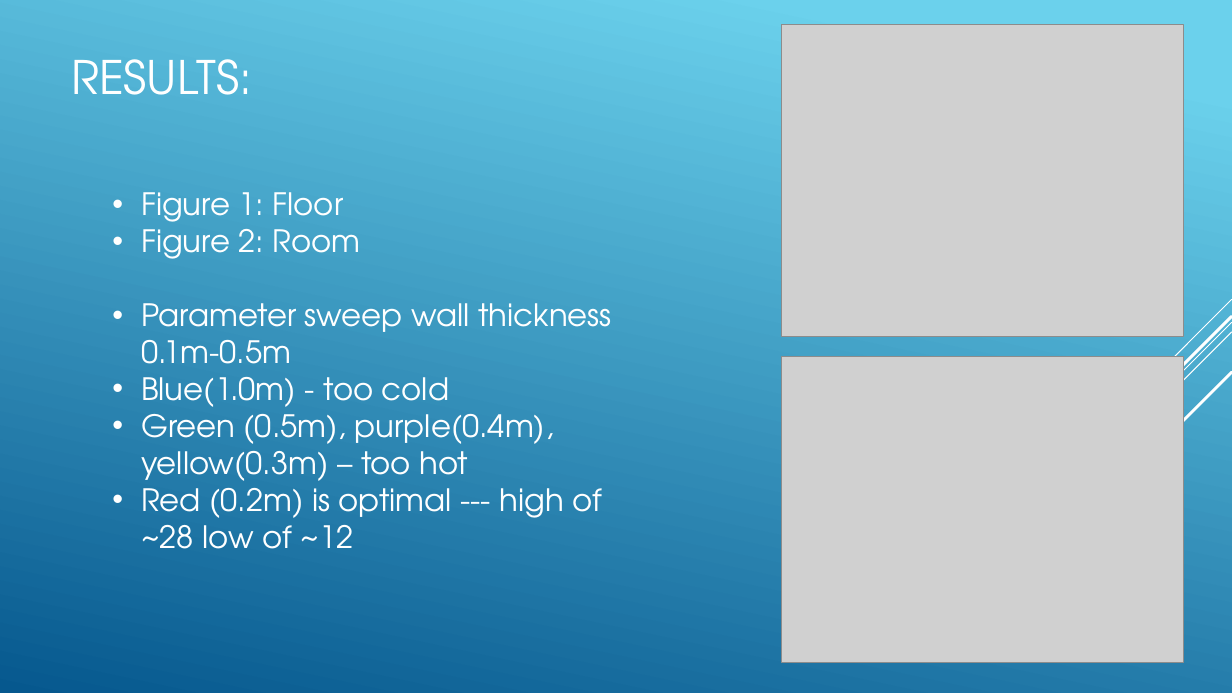
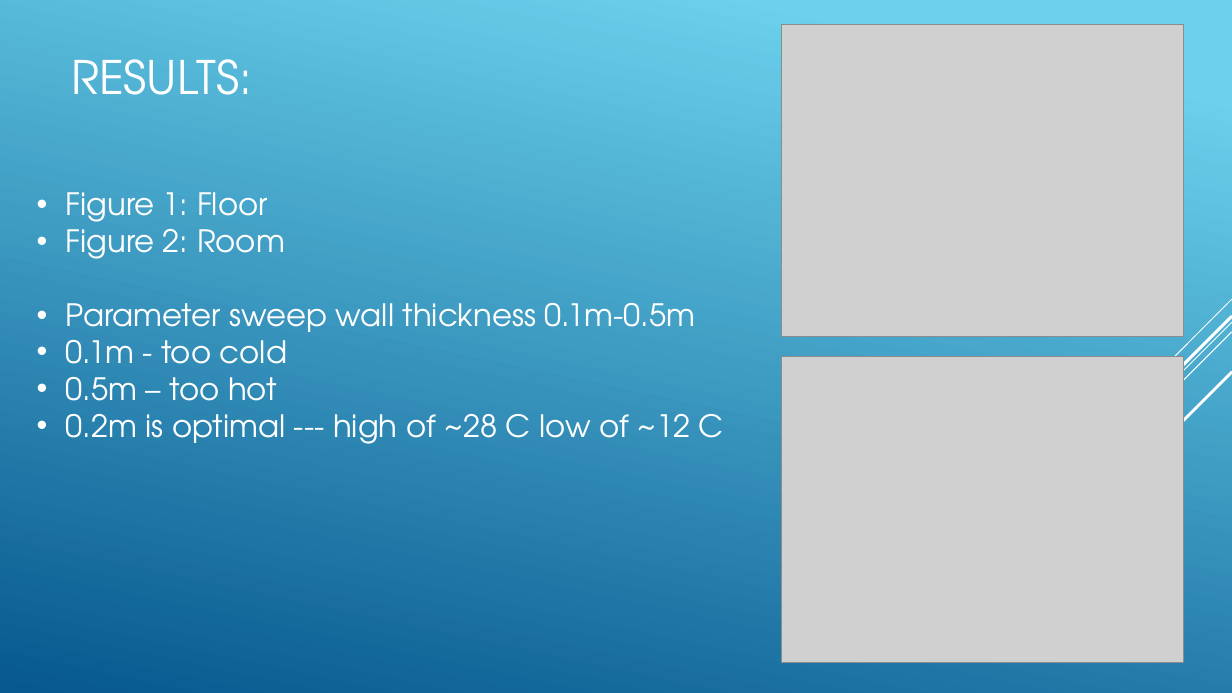
Before and after one commit to drewnotdrew/modsim-thermal-systems, a slide deck: slide 4 of Presentation.pptx. Drawn at 1232x693 pixels with LibreOffice and Linux fonts; fonts in the diff are those of the drawing; grey boxes stand for pictures. Boxes give left, top, right and bottom in pixels: in the first picture for what was removed or moved away, otherwise in the second. Text is boxed around its words. In the diff, an @@ line names an element or a change of style, - is before the commit and + after.

```diff
--- a/Presentation.pptx
+++ b/Presentation.pptx
@@ text "Figure 1: Floor": place and size @@
-text "Figure 1: Floor" at <box>141,192,611,549</box>
+text "Figure 1: Floor" at <box>66,192,724,444</box>
@@ text at <box>66,340,724,444</box>: text changed @@
-• Blue(1.0m) - too cold
-• Green (0.5m), purple(0.4m), yellow(0.3m) – too hot
-• Red (0.2m) is optimal --- high of ~28 low of ~12
+• 0.1m - too cold
+• 0.5m – too hot
+• 0.2m is optimal --- high of ~28 C low of ~12 C
```
Also in this commit, not shown: 2 other slides changed, 1 other file.
